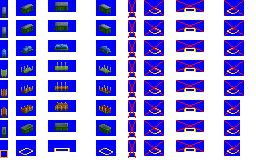
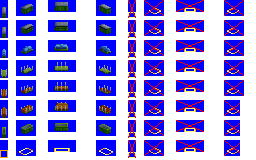
Layered file, before and after one edit (256 × 160). Changes by layer:
painted on "wagons" over [25, 26, 107, 32]
